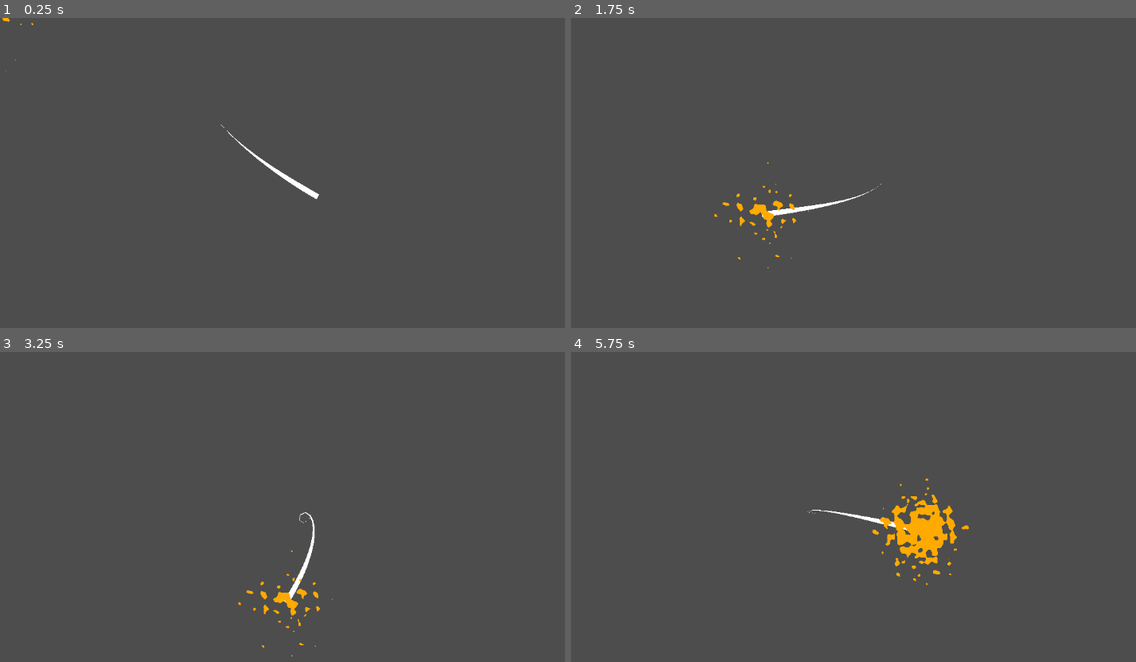
Above: before the commit, frames 1-4 (two rows, left to right).
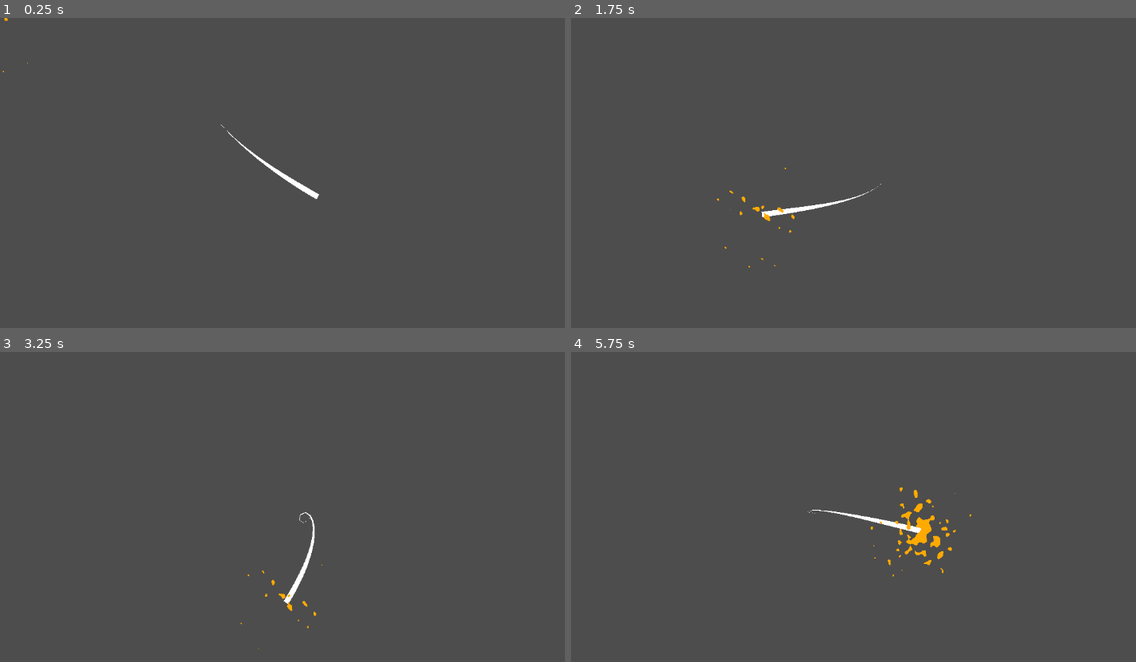
Above: after the commit, the same moments.

Repository: Javachup/godot-prototypes
Game: Godot game, scene res://scenes/world.tscn
The game is run twice, just before and just after one commit, with the same random seed, the same clock (stepped at 60 frames per second) and the same inputs.
Inputs (mouse positions are in pixels of both pictures, inside the frame that each line leads up to):
- Up to frame 1 (0.25 s): no input
- Up to frame 2 (1.75 s): move the mouse to (1028, 179) at 0.52 s; press the mouse at (1028, 179) at 0.53 s; move the mouse to (763, 213) at 1.27 s; release the mouse at (763, 213) at 1.28 s; click (763, 213) at 1.35 s
- Up to frame 3 (3.25 s): move the mouse to (384, 451) at 2.02 s; press the mouse at (384, 451) at 2.03 s; move the mouse to (288, 603) at 2.77 s; release the mouse at (288, 603) at 2.78 s; click (288, 603) at 2.85 s
- Up to frame 4 (5.75 s): move the mouse to (1079, 584) at 3.52 s; press the mouse at (1079, 584) at 3.53 s; move the mouse to (700, 476) at 4.27 s; release the mouse at (700, 476) at 4.28 s; click (700, 476) at 4.35 s; move the mouse to (921, 531) at 5.02 s; press the mouse at (921, 531) at 5.03 s

The runs differ from the first frame. In frame 1, less than 0.1% of the frame differs, in the area x 0-6%, y 0-18%; in frame 2, 0.4%; in frame 3, 0.4%; in frame 4, 1.5%, in the area x 52-71%, y 40-76%.

Commit message:
adds some spinning and wobble

Diff:
--- a/MicroCosmos/MicroCosmos/objects/splash.gd
+++ b/MicroCosmos/MicroCosmos/objects/splash.gd
@@ -1,14 +1,17 @@
 class_name Splash
 extends Polygon2D
 
-@export var speed := 1.0
-@export var curve : Curve
+@export var effect_length := 1.0
+@export var effect_curve : Curve
+@export var rotate_speed := 0.2
 
 var time := 0.0
 
 func _process(delta):
-	time += delta * speed
-	material.set_shader_parameter("effect_amount", curve.sample_baked(time))
+	time += delta / effect_length
+	material.set_shader_parameter("effect_amount", effect_curve.sample_baked(time))
+
+	rotate(delta * rotate_speed);
 
 func _unhandled_input(event):
 	if event.is_action_pressed("left_click"):
--- a/MicroCosmos/MicroCosmos/objects/splash.gdshader
+++ b/MicroCosmos/MicroCosmos/objects/splash.gdshader
@@ -4,8 +4,17 @@
 uniform float effect_amount : hint_range(0.0, 1.0) = 1.0;
 uniform float uv_scale = 1.0;
 
+uniform float wobble_amp : hint_range(0.0, 1.0) = 0.3;
+uniform float wobble_speed = 0.1;
+
 void fragment() {
 	COLOR.rgba = effect_color.rgba;
 	float dist = mix(1.0, 0.0, 2.0*distance(UV, vec2(0.5)));
-	COLOR.a *= step(1.0 - (effect_amount * dist), texture(TEXTURE, UV * uv_scale).r);
+
+	float wobble = (2.0 * texture(TEXTURE, vec2(wobble_speed * TIME, 0.0)).r - 1.0) * wobble_amp;
+	vec2 uv = UV * uv_scale;
+
+	float effect_strength = effect_amount * (dist + wobble);
+
+	COLOR.a *= step(1.0 - effect_strength, texture(TEXTURE, uv).r);
 }
--- a/MicroCosmos/MicroCosmos/objects/splash.tscn
+++ b/MicroCosmos/MicroCosmos/objects/splash.tscn
@@ -8,6 +8,8 @@
 shader_parameter/effect_color = Color(1, 0.666667, 0, 1)
 shader_parameter/effect_amount = 1.0
 shader_parameter/uv_scale = 2.105
+shader_parameter/wobble_amp = 0.3
+shader_parameter/wobble_speed = 0.1
 
 [sub_resource type="FastNoiseLite" id="FastNoiseLite_htadf"]
 noise_type = 3
@@ -18,8 +20,8 @@
 seamless = true
 noise = SubResource("FastNoiseLite_htadf")
 
-[sub_resource type="Curve" id="Curve_cfykq"]
-_data = [Vector2(0, 0), 0.0, 0.0, 0, 0, Vector2(0.663158, 1), 0.0, 0.0, 0, 0, Vector2(1, 0), 0.0, 0.0, 0, 0]
+[sub_resource type="Curve" id="Curve_qed6x"]
+_data = [Vector2(0, 0), 0.0, 0.0, 0, 0, Vector2(0.705263, 1), 0.0, 0.0, 0, 0, Vector2(1, 0), 0.0, 0.0, 0, 0]
 point_count = 3
 
 [node name="Splash" type="Polygon2D"]
@@ -29,5 +31,5 @@
 polygon = PackedVector2Array(100, -100, -100, -100, -100, 100, 100, 100)
 uv = PackedVector2Array(512, -7.62939e-06, 0, 7.62939e-06, 0, 512, 512, 512)
 script = ExtResource("2_fm0xy")
-speed = 0.745
-curve = SubResource("Curve_cfykq")
+effect_length = 2.0
+effect_curve = SubResource("Curve_qed6x")
